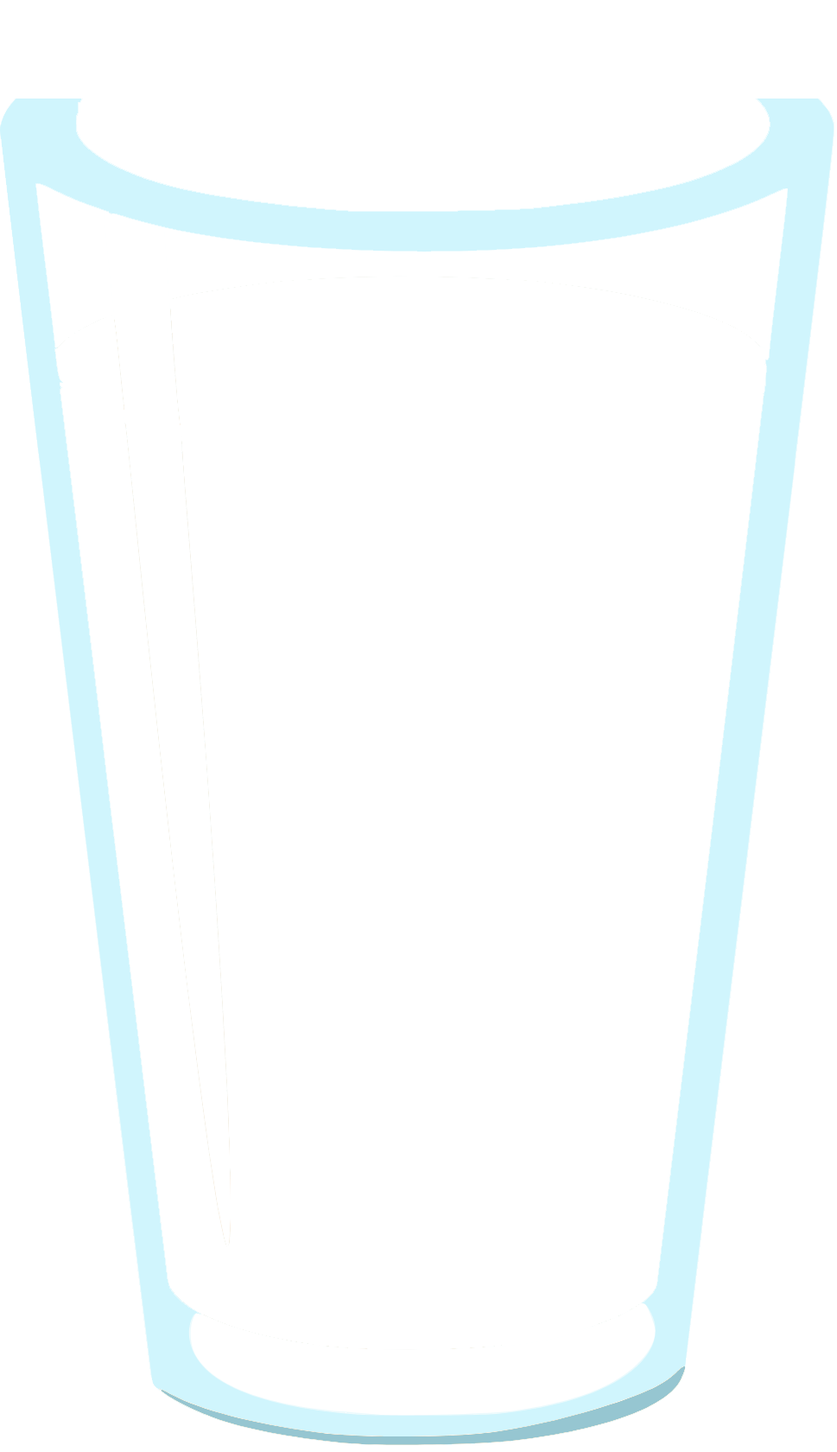
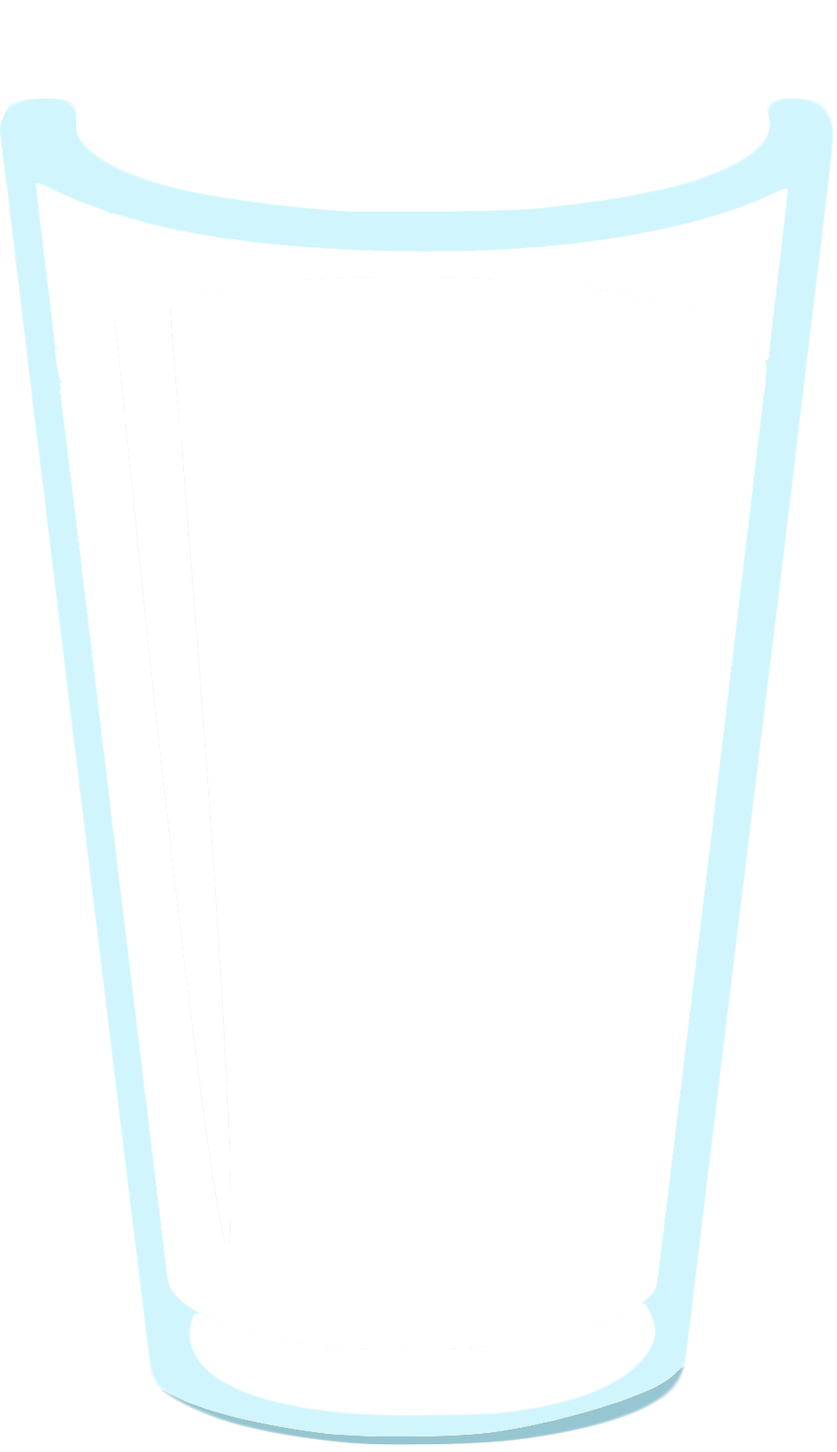
Revision of a layered w=837, h=1452 image; what changed, layer by layer:
painted on "Layer 2" over [4, 98, 835, 1445]
